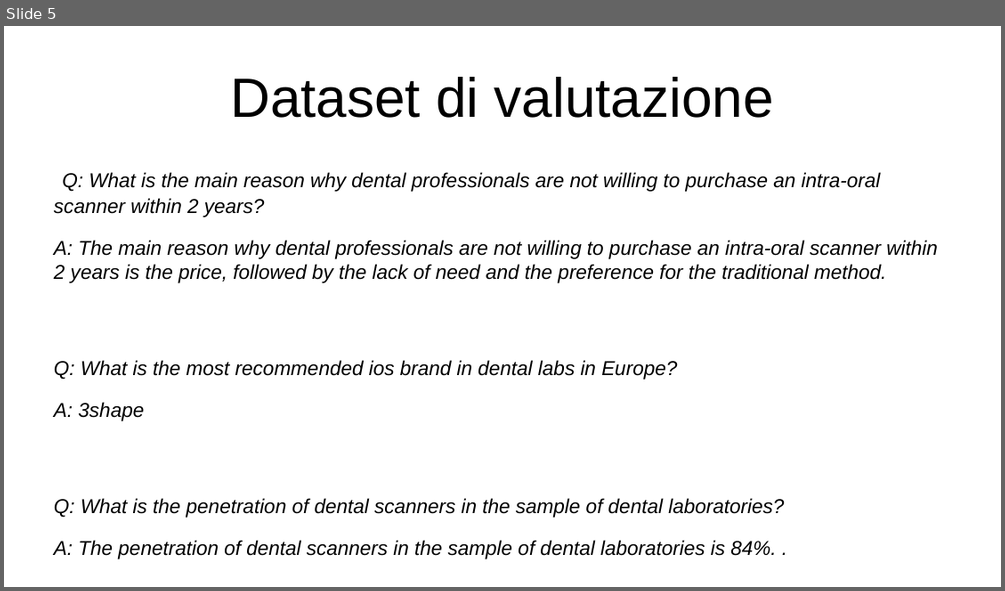
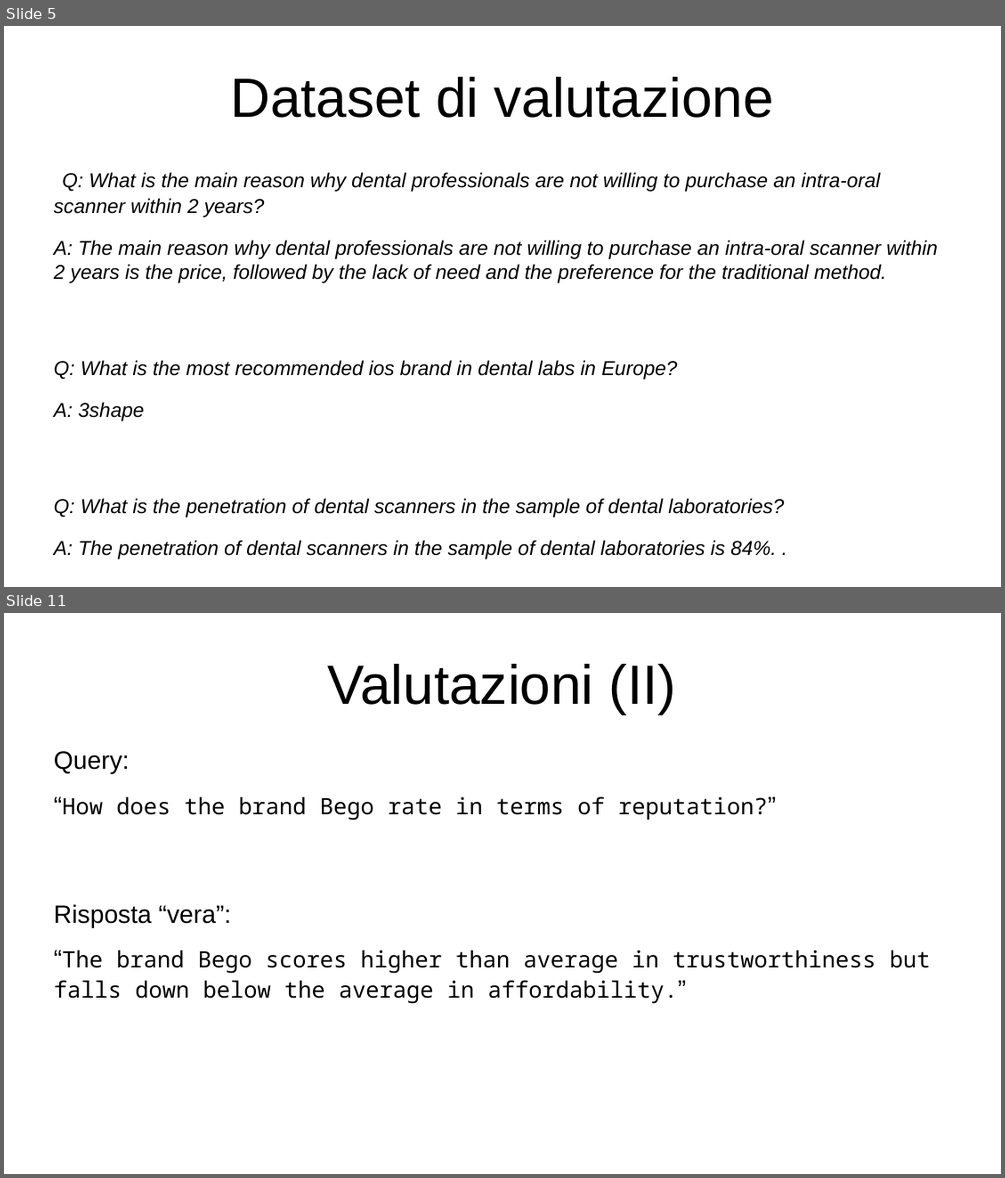
Before and after one commit to PietroNoto/Tesi, a slide deck: Appunti/Bozza presentazione keystone novembre.odp. Shown one above the other, each under a label of ours: slide 5 before the commit, slides 5 and 11 after it; the slides between them are not shown. The pictures are 1005x591 and 1005x1178 pixels, drawn with LibreOffice and Linux fonts; fonts in the diff are those of the drawing. Boxes give left, top, right and bottom in pixels: in the first picture for what was removed or moved away, otherwise in the second. Text is boxed around its words. In the diff, an @@ line names an element or a change of style, - is before the commit and + after.

Commit message:
Updated presentation draft with query evaluation result comparisons

```diff
--- a/Appunti/Bozza presentazione keystone novembre.odp
+++ b/Appunti/Bozza presentazione keystone novembre.odp
@@ slide 11 added at bbox=[4, 613, 1001, 1174], background #FFFFFF @@
@@ title added at bbox=[328, 664, 677, 714], 44 pt, text #000000 @@
+Valutazioni (II)
@@ text added at bbox=[54, 751, 930, 1004], 18 pt, text #000000 @@
+Query:
+“How does the brand Bego rate in terms of reputation?”
+Risposta “vera”:
+“The brand Bego scores higher than average in trustworthiness but falls down below the average in affordability.”
```
Also in this commit, not shown: 2 slides changed, 7 other slides added, 3 other files.
